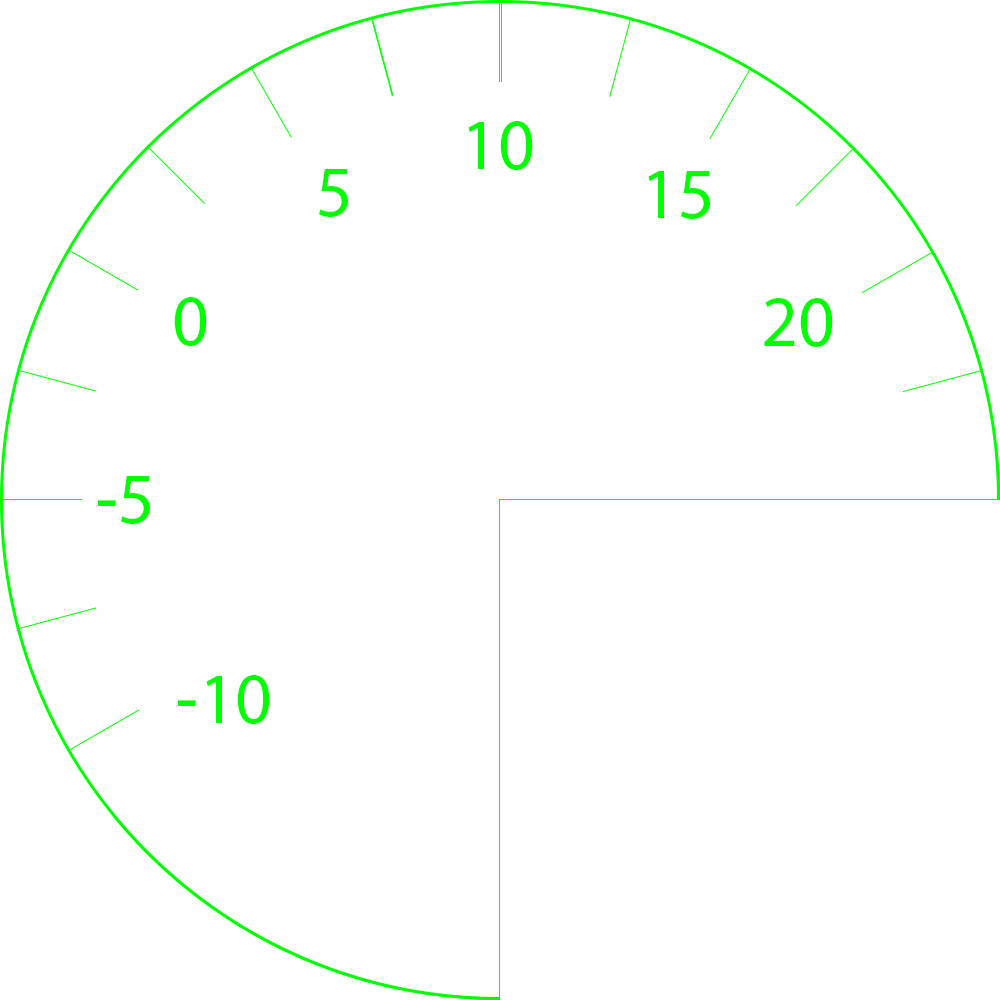
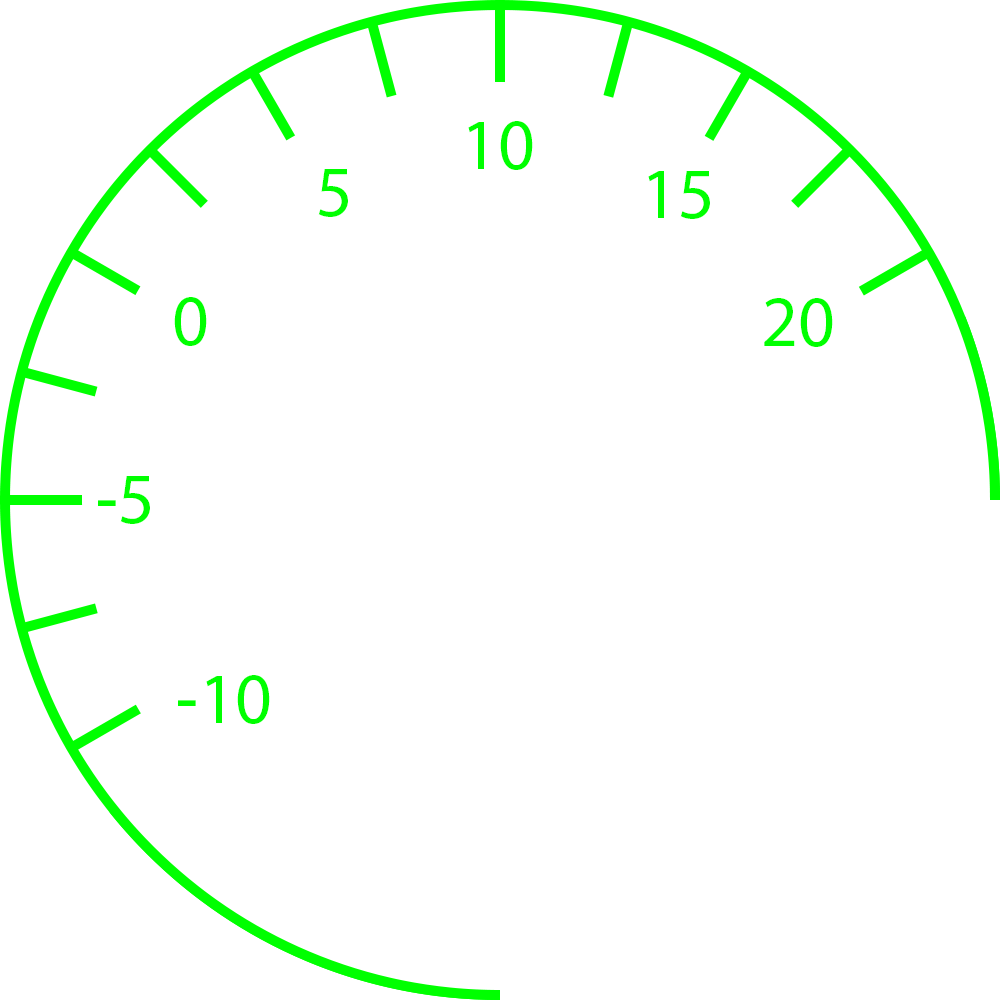
Two versions of the same layered image (1000x1000). Layer-by-layer changes:
removed layer "Pressure mask" over box(112, 447, 998, 997)
added layer "Boost Mask" above "RPM Mask" over box(109, 316, 998, 997)
removed group "Group 2" (7 layers) over box(19, 3, 982, 997)
removed layer "75 degrees" (1st of 2, in "Group 2") from group "Group 2" over box(70, 251, 934, 750)
removed layer "60 degrees" (1st of 2, in "Group 2") from group "Group 2" over box(149, 147, 855, 853)
removed layer "45 degrees" (1st of 2, in "Group 2") from group "Group 2" over box(252, 68, 751, 932)
removed group "Group 1" (7 layers) over box(3, 3, 998, 997)
removed layer "60 degrees" (2nd of 2, in "Group 1") from group "Group 1" over box(251, 68, 750, 932)
removed layer "30 degrees" (2nd of 2, in "Group 1") from group "Group 1" over box(69, 250, 933, 749)
removed layer "45 degrees" (2nd of 2, in "Group 1") from group "Group 1" over box(148, 147, 854, 853)
added group "petite lignes" with 12 layers above "Red Line" over box(5, 5, 995, 995)
added layer "Shape 3 copy 7" in group "petite lignes" over box(146, 146, 853, 853)
added layer "Shape 3 copy 6" in group "petite lignes" over box(146, 146, 853, 853)
added layer "Shape 3 copy 5" in group "petite lignes" over box(69, 248, 931, 752)
added layer "Shape 3 copy 4" in group "petite lignes" over box(248, 69, 752, 931)
added layer "Shape 3 copy 11" in group "petite lignes" over box(367, 21, 633, 980)
added layer "Shape 3 copy 10" in group "petite lignes" over box(21, 367, 980, 633)
added layer "Shape 3 copy 9" in group "petite lignes" over box(248, 69, 752, 931)
added layer "Shape 3 copy 8" in group "petite lignes" over box(69, 248, 931, 752)
added layer "Shape 3 copy 3" in group "petite lignes" over box(21, 367, 980, 633)
removed layer "Ellipse 1" over box(3, 3, 998, 997)
added layer "cercle vert fat" above "Background" over box(3, 3, 998, 997)
…and 12 more changes (3 added, 9 removed)
